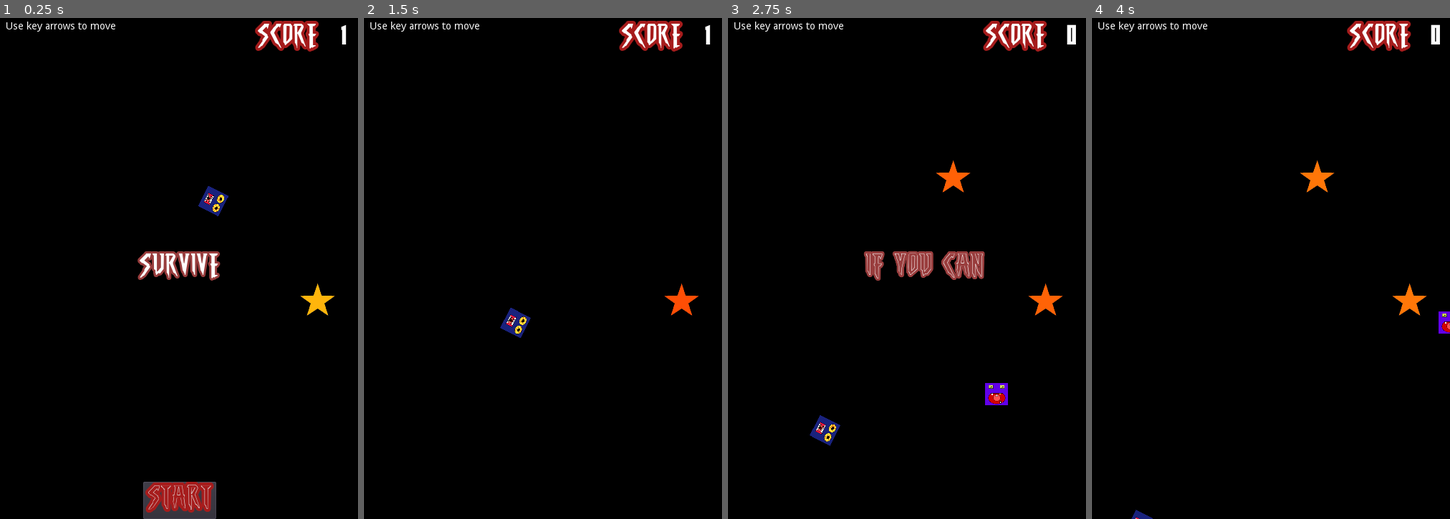
Above: before the commit, frames 1-4 (left to right).
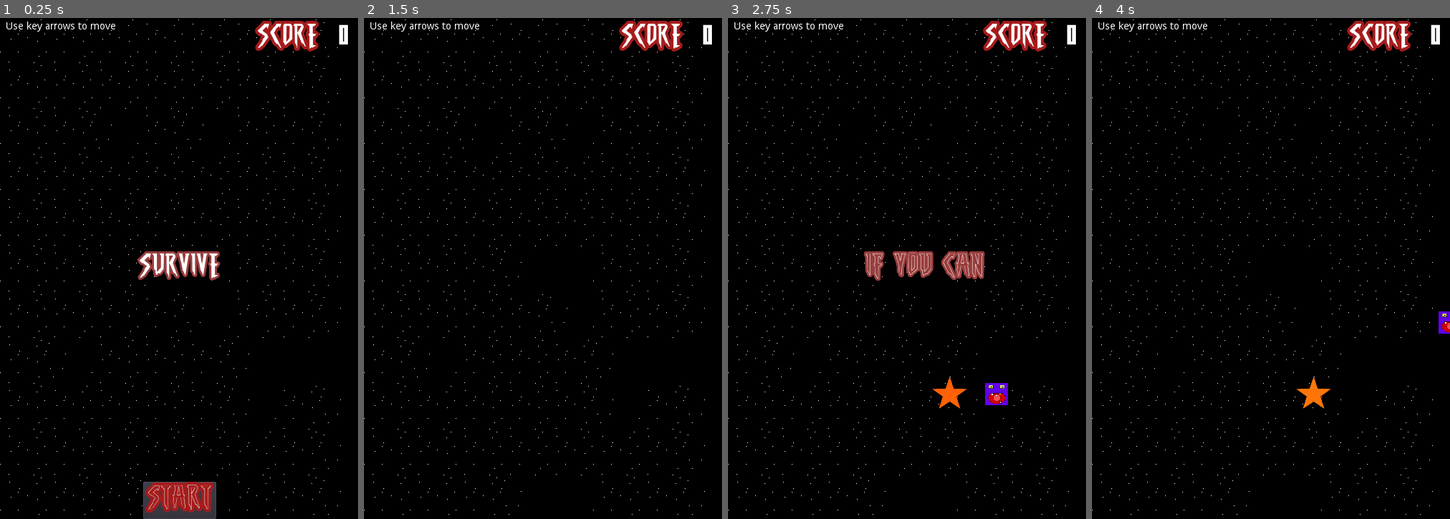
Above: after the commit, the same moments.

Repository: jaune-attend/LD_50
Game: Godot game, scene res://scenes/Game.tscn
The game is run twice, just before and just after one commit, with the same random seed, the same clock (stepped at 60 frames per second) and the same inputs.
Inputs:
- Up to frame 1 (0.25 s): no input
- Up to frame 2 (1.5 s): click "start" at 0.5 s; hold Right (ui_right) from 1.28 s (still down)
- Up to frame 3 (2.75 s): release Right (ui_right) at 2.03 s; hold Down (ui_down) from 2.03 s (still down)
- Up to frame 4 (4 s): release Down (ui_down) at 2.78 s; hold Right (ui_right) 2.78-3.53 s; hold Up (ui_up) from 3.53 s (still down)

The runs differ from the first frame. In frame 1, 0.9% of the frame differs, in the area x 0-98%, y 0-100%; in frame 2, 0.9%; in frame 3, 1.2%, in the area x 0-96%, y 0-100%; in frame 4, 1.0%.

Commit message:
test credit

Diff:
--- /dev/null
+++ b/Scripts/Enemy.gd
@@ -0,0 +1,10 @@
+extends RigidBody2D
+
+func _ready():
+	pass
+
+func _process(delta):
+	pass
+
+func _on_VisibilityNotifier2D_screen_exited():
+	queue_free()
--- /dev/null
+++ b/Scripts/Game.gd
@@ -0,0 +1,81 @@
+extends Node
+export (PackedScene) var star_scene
+export (PackedScene) var enemy_scene
+onready var player = $Player
+onready var star = $star
+onready var start_position = $StartPosition
+onready var teleporter = $Teleport
+var score = 0
+
+func _ready():
+	init()
+
+func init():
+	player.hide()
+	star.hide()
+	teleporter.set_deferred('monitoring', false)
+	teleporter.hide()
+
+
+func invoke_star():
+	var new_pos = star.get_new_position()
+	var star = star_scene.instance()
+	star.connect('collect', self, 'collect_star')
+	call_deferred("add_child", star)
+	star.position = new_pos
+
+func invoke_teleport():
+	var new_pos = star.get_new_position()
+	teleporter.position = new_pos
+	teleporter.set_deferred('monitoring', true)
+	teleporter.show()
+
+
+func spawn_enemy():
+	var new_pos = star.get_new_position()
+	var enemy = enemy_scene.instance()
+	var enemy_spawn = get_node("Path/EnemySpawn")
+	var direction = enemy_spawn.rotation + PI / 2
+
+	call_deferred("add_child", enemy)
+	enemy.position = new_pos
+	direction += rand_range(-PI / 4, PI / 4)
+	enemy.rotation = direction
+
+	var velocity = Vector2(rand_range(150.0, 250.0), 0.0)
+	enemy.linear_velocity = velocity.rotated(direction)
+
+func collect_star():
+	score += 1
+	var i = 0
+	if score < 6:
+		invoke_star()
+		while i < score:
+			i += 1
+			spawn_enemy()
+		$HUD.update_score(score)
+	else:
+		print('score higher than 10')
+		invoke_teleport()
+
+func new_game():
+	score = 0
+	$StartTimer.start()
+	yield($StartTimer, "timeout")
+	player.start(start_position.position)
+	player.show()
+	star.show()
+	$HUD.show_start()
+	$HUD.update_score(score)
+
+func game_over():
+
+	$HUD.show_game_over()
+	$DeathTimer.start()
+	yield($DeathTimer, "timeout")
+	player.queue_free()
+	star.queue_free()
+
+func _on_teleport():
+	print('TELEPORT ')
+	$HUD.show_teleport()
--- /dev/null
+++ b/Scripts/HUD.gd
@@ -0,0 +1,43 @@
+extends CanvasLayer
+signal start_game
+
+func update_score(score):
+	$Score.text = str(score)
+
+func _process(delta):
+	pass
+
+func _ready():
+	$RestartButton.hide()
+
+func show_game_over():
+	show_message("GAME OVER")
+	$RestartButton.show()
+
+func show_start():
+	show_message("if you can")
+	$MessageTimer.start()
+	yield($MessageTimer, "timeout")
+	$GameMessage.hide()
+
+func show_teleport():
+	show_message("TELEPORT...")
+	$MessageTimer.start()
+	yield($MessageTimer, "timeout")
+	$GameMessage.hide()
+	get_tree().change_scene("res://scenes/end_game.tscn")
+
+func show_message(msg):
+	$GameMessage.text = msg
+	$GameMessage.show()
+
+func _on_StartButton_pressed():
+	$StartButton.hide()
+	$GameMessage.hide()
+	emit_signal("start_game")
+
+
+func _on_RestartButton_pressed():
+	$GameMessage.hide()
+	$RestartButton.hide()
+	get_tree().change_scene("res://scenes/Game.tscn")
--- /dev/null
+++ b/Scripts/Player.gd
@@ -0,0 +1,35 @@
+extends Area2D
+var speed = 250
+var screen_size
+signal hit
+
+# Called when the node enters the scene tree for the first time.
+func _ready():
+	screen_size = get_viewport_rect().size
+	print('Ready player')
+
+func start(pos):
+	position = pos
+
+# Called every frame. 'delta' is the elapsed time since the previous frame.
+func _process(delta):
+	var velocity = Vector2()
+	if Input.is_action_pressed("ui_down"):
+		velocity.y += 1
+	if Input.is_action_pressed("ui_up"):
+		velocity.y -= 1
+	if Input.is_action_pressed("ui_left"):
+		velocity.x -= 1
+	if Input.is_action_pressed("ui_right"):
+		velocity.x += 1
+
+	if velocity.length() > 0:
+		velocity = velocity.normalized() * speed
+	position += velocity * delta
+	position.x = clamp(position.x, 0, screen_size.x)
+	position.y = clamp(position.y, 0, screen_size.y)
+
+func _on_Player_body_entered(body):
+	$CollisionShape2D.set_deferred("disabled", true)
+	$AnimationPlayer.play("dead")
+	emit_signal("hit")
--- /dev/null
+++ b/Scripts/star.gd
@@ -0,0 +1,27 @@
+extends Area2D
+signal collect
+var score
+var screen_size
+
+
+func get_new_position():
+	screen_size = get_viewport_rect().size
+	randomize()
+	var x_random = Vector2(0, screen_size.x)
+	var y_random = Vector2(0, screen_size.y)
+
+	var x = randi() % int(x_random[1]- x_random[0]) + 1 + x_random[0]
+	var y =  randi() % int(y_random[1]-y_random[0]) + 1 + y_random[0]
+	var random_pos = Vector2(x, y)
+	position=random_pos
+	return position
+
+func _ready():
+	get_new_position()
+	show()
+	$CollisionShape2D.set_deferred('disabled', false)
+
+func _on_Star_area_entered(area):
+	hide()
+	$CollisionShape2D.set_deferred("disabled", true)
+	emit_signal('collect')
--- /dev/null
+++ b/Scripts/teleport.gd
@@ -0,0 +1,10 @@
+extends Area2D
+signal teleport
+
+func _ready():
+	$AnimationPlayer.play("teleport")
+
+
+func _on_Teleport_area_entered(area):
+	print('TELEPORT')
+	emit_signal("teleport")
--- a/scenes/Enemy.tscn
+++ b/scenes/Enemy.tscn
@@ -1,7 +1,7 @@
 [gd_scene load_steps=5 format=2]
 
 [ext_resource path="res://assets/Enemy/enemy.png" type="Texture" id=1]
-[ext_resource path="res://scenes/Enemy.gd" type="Script" id=2]
+[ext_resource path="res://Scripts/Enemy.gd" type="Script" id=2]
 
 [sub_resource type="SpriteFrames" id=1]
 animations = [ {
--- a/scenes/Game.tscn
+++ b/scenes/Game.tscn
@@ -1,11 +1,42 @@
-[gd_scene load_steps=8 format=2]
+[gd_scene load_steps=10 format=2]
 
 [ext_resource path="res://scenes/Player.tscn" type="PackedScene" id=1]
 [ext_resource path="res://scenes/star.tscn" type="PackedScene" id=2]
 [ext_resource path="res://scenes/HUD.tscn" type="PackedScene" id=3]
-[ext_resource path="res://Game.gd" type="Script" id=4]
+[ext_resource path="res://Scripts/Game.gd" type="Script" id=4]
 [ext_resource path="res://scenes/Enemy.tscn" type="PackedScene" id=5]
 [ext_resource path="res://scenes/teleport.tscn" type="PackedScene" id=6]
+[ext_resource path="res://assets/Scene/bg_star_simple.png" type="Texture" id=7]
+
+[sub_resource type="TileSet" id=2]
+0/name = "bg_star_simple.png 0"
+0/texture = ExtResource( 7 )
+0/tex_offset = Vector2( 0, 0 )
+0/modulate = Color( 1, 1, 1, 1 )
+0/region = Rect2( 2, 2, 95, 64 )
+0/tile_mode = 0
+0/occluder_offset = Vector2( 0, 0 )
+0/navigation_offset = Vector2( 0, 0 )
+0/shape_offset = Vector2( 0, 0 )
+0/shape_transform = Transform2D( 1, 0, 0, 1, 0, 0 )
+0/shape_one_way = false
+0/shape_one_way_margin = 0.0
+0/shapes = [  ]
+0/z_index = 0
+1/name = "bg_star_simple.png 1"
+1/texture = ExtResource( 7 )
+1/tex_offset = Vector2( 0, 0 )
+1/modulate = Color( 1, 1, 1, 1 )
+1/region = Rect2( 2, 64, 99, 34 )
+1/tile_mode = 0
+1/occluder_offset = Vector2( 0, 0 )
+1/navigation_offset = Vector2( 0, 0 )
+1/shape_offset = Vector2( 0, 0 )
+1/shape_transform = Transform2D( 1, 0, 0, 1, 0, 0 )
+1/shape_one_way = false
+1/shape_one_way_margin = 0.0
+1/shapes = [  ]
+1/z_index = 0
 
 [sub_resource type="Curve2D" id=1]
 _data = {
@@ -23,7 +54,9 @@
 color = Color( 0, 0, 0, 1 )
 
 [node name="TileMap" type="TileMap" parent="."]
+tile_set = SubResource( 2 )
 format = 1
+tile_data = PoolIntArray( 0, 0, 0, 1, 0, 0, 2, 0, 0, 3, 0, 0, 4, 0, 0, 5, 0, 0, 6, 0, 0, 65536, 0, 0, 65537, 0, 0, 65538, 0, 0, 65539, 0, 0, 65540, 0, 0, 65541, 0, 0, 65542, 0, 0, 131072, 0, 0, 131073, 0, 0, 131075, 0, 0, 131077, 0, 0, 131078, 0, 0, 196608, 0, 0, 196609, 0, 0, 196610, 0, 0, 196611, 0, 0, 196612, 0, 0, 196613, 0, 0, 196614, 0, 0, 262144, 0, 0, 262145, 0, 0, 262146, 0, 0, 262147, 0, 0, 262148, 0, 0, 262149, 0, 0, 262150, 0, 0, 327680, 0, 0, 327681, 0, 0, 327682, 0, 0, 327685, 0, 0, 327686, 0, 0, 393216, 0, 0, 393217, 0, 0, 393218, 0, 0, 393219, 0, 0, 393221, 0, 0, 393222, 0, 0, 458752, 0, 0, 458754, 0, 0, 458755, 0, 0, 458756, 0, 0, 524288, 0, 0, 524289, 0, 0, 524290, 0, 0, 524291, 0, 0, 524292, 0, 0, 524294, 0, 0, 589824, 0, 0, 589825, 0, 0, 589826, 0, 0, 589827, 0, 0, 589828, 0, 0, 589829, 0, 0, 589830, 0, 0, 655360, 0, 0, 655361, 0, 0, 655362, 0, 0, 655365, 0, 0, 655366, 0, 0 )
 
 [node name="StartTimer" type="Timer" parent="."]
 one_shot = true
@@ -50,7 +83,7 @@
 position = Vector2( 229, 259 )
 
 [node name="Teleport" parent="." instance=ExtResource( 6 )]
-position = Vector2( 414, 263 )
+position = Vector2( 119, -1 )
 
 [connection signal="hit" from="Player" to="." method="game_over"]
 [connection signal="start_game" from="HUD" to="." method="new_game"]
--- a/scenes/HUD.tscn
+++ b/scenes/HUD.tscn
@@ -3,7 +3,7 @@
 [ext_resource path="res://assets/Font/theme_game.tres" type="Theme" id=1]
 [ext_resource path="res://assets/Font/theme_message.tres" type="Theme" id=2]
 [ext_resource path="res://assets/Font/theme_number.tres" type="Theme" id=3]
-[ext_resource path="res://HUD.gd" type="Script" id=4]
+[ext_resource path="res://Scripts/HUD.gd" type="Script" id=4]
 
 [node name="HUD" type="CanvasLayer"]
 script = ExtResource( 4 )
--- a/scenes/Player.tscn
+++ b/scenes/Player.tscn
@@ -1,6 +1,6 @@
 [gd_scene load_steps=9 format=2]
 
-[ext_resource path="res://Player.gd" type="Script" id=2]
+[ext_resource path="res://Scripts/Player.gd" type="Script" id=2]
 [ext_resource path="res://assets/Player/player.png" type="Texture" id=3]
 
 [sub_resource type="SpriteFrames" id=1]
--- /dev/null
+++ b/scenes/end_game.gd
@@ -0,0 +1,21 @@
+extends Node
+
+onready var anim_up = $Anime_up
+onready var anim_up2 = $Anime_up2
+onready var anim_walk = $AnimeWalk
+onready var anim_walk2 = $AnimeWalk2
+onready var anime_play = $AnimationPlayer
+
+func _ready():
+	$AnimationPlayer.play("danse2")
+
+
+func _process(delta):
+	anim_up.animation = 'up'
+	anim_up.play()
+	anim_up2.animation = 'up'
+	anim_up2.play()
+	anim_walk.animation = 'walk'
+	anim_walk.play()
+	anim_walk2.animation = 'walk'
+	anim_walk2.play()
--- /dev/null
+++ b/scenes/end_game.tscn
@@ -0,0 +1,180 @@
+[gd_scene load_steps=11 format=2]
+
+[ext_resource path="res://assets/Scene/fire_on_log.png" type="Texture" id=1]
+[ext_resource path="res://assets/Enemy/enemy_back_up.png" type="Texture" id=2]
+[ext_resource path="res://scenes/end_game.gd" type="Script" id=3]
+[ext_resource path="res://assets/Enemy/enemy.png" type="Texture" id=4]
+[ext_resource path="res://assets/Enemy/enemy_back_up_2.png" type="Texture" id=5]
+[ext_resource path="res://assets/Enemy/enemy_2.png" type="Texture" id=6]
+
+[sub_resource type="SpriteFrames" id=1]
+animations = [ {
+"frames": [ ExtResource( 2 ), ExtResource( 5 ) ],
+"loop": true,
+"name": "up",
+"speed": 5.0
+} ]
+
+[sub_resource type="SpriteFrames" id=5]
+animations = [ {
+"frames": [ ExtResource( 4 ), ExtResource( 6 ) ],
+"loop": true,
+"name": "walk",
+"speed": 5.0
+} ]
+
+[sub_resource type="Animation" id=3]
+length = 0.001
+tracks/0/type = "value"
+tracks/0/path = NodePath("Anime_up:position")
+tracks/0/interp = 1
+tracks/0/loop_wrap = true
+tracks/0/imported = false
+tracks/0/enabled = true
+tracks/0/keys = {
+"times": PoolRealArray( 0 ),
+"transitions": PoolRealArray( 1 ),
+"update": 0,
+"values": [ Vector2( 125, 335 ) ]
+}
+tracks/1/type = "value"
+tracks/1/path = NodePath("Anime_up2:position")
+tracks/1/interp = 1
+tracks/1/loop_wrap = true
+tracks/1/imported = false
+tracks/1/enabled = true
+tracks/1/keys = {
+"times": PoolRealArray( 0 ),
+"transitions": PoolRealArray( 1 ),
+"update": 0,
+"values": [ Vector2( 372, 336 ) ]
+}
+tracks/2/type = "value"
+tracks/2/path = NodePath("AnimeWalk:position")
+tracks/2/interp = 1
+tracks/2/loop_wrap = true
+tracks/2/imported = false
+tracks/2/enabled = true
+tracks/2/keys = {
+"times": PoolRealArray( 0 ),
+"transitions": PoolRealArray( 1 ),
+"update": 0,
+"values": [ Vector2( 125, 463 ) ]
+}
+tracks/3/type = "value"
+tracks/3/path = NodePath("AnimeWalk2:position")
+tracks/3/interp = 1
+tracks/3/loop_wrap = true
+tracks/3/imported = false
+tracks/3/enabled = true
+tracks/3/keys = {
+"times": PoolRealArray( 0 ),
+"transitions": PoolRealArray( 1 ),
+"update": 0,
+"values": [ Vector2( 386, 161 ) ]
+}
+
+[sub_resource type="Animation" id=4]
+resource_name = "danse2"
+length = 2.0
+loop = true
+tracks/0/type = "value"
+tracks/0/path = NodePath("Anime_up2:position")
+tracks/0/interp = 1
+tracks/0/loop_wrap = true
+tracks/0/imported = false
+tracks/0/enabled = true
+tracks/0/keys = {
+"times": PoolRealArray( 0, 1, 2 ),
+"transitions": PoolRealArray( 1, 1, 1 ),
+"update": 0,
+"values": [ Vector2( 372, 336 ), Vector2( 372, 254 ), Vector2( 372, 336 ) ]
+}
+tracks/1/type = "value"
+tracks/1/path = NodePath("Anime_up:position")
+tracks/1/interp = 1
+tracks/1/loop_wrap = true
+tracks/1/imported = false
+tracks/1/enabled = true
+tracks/1/keys = {
+"times": PoolRealArray( 0, 1, 2 ),
+"transitions": PoolRealArray( 1, 1, 1 ),
+"update": 0,
+"values": [ Vector2( 125, 335 ), Vector2( 125, 254 ), Vector2( 125, 335 ) ]
+}
+tracks/2/type = "value"
+tracks/2/path = NodePath("AnimeWalk:position")
+tracks/2/interp = 1
+tracks/2/loop_wrap = true
+tracks/2/imported = false
+tracks/2/enabled = true
+tracks/2/keys = {
+"times": PoolRealArray( 0, 1, 2 ),
+"transitions": PoolRealArray( 1, 1, 1 ),
+"update": 0,
+"values": [ Vector2( 125, 463 ), Vector2( 374, 463 ), Vector2( 125, 463 ) ]
+}
+tracks/3/type = "value"
+tracks/3/path = NodePath("AnimeWalk2:position")
+tracks/3/interp = 1
+tracks/3/loop_wrap = true
+tracks/3/imported = false
+tracks/3/enabled = true
+tracks/3/keys = {
+"times": PoolRealArray( 0, 1 ),
+"transitions": PoolRealArray( 1, 1 ),
+"update": 0,
+"values": [ Vector2( 386, 161 ), Vector2( 127, 160 ) ]
+}
+
+[node name="EndGame" type="Node"]
+script = ExtResource( 3 )
+
+[node name="ColorRect" type="ColorRect" parent="."]
+anchor_right = 1.0
+anchor_bottom = 1.0
+color = Color( 0.509804, 0.32549, 0.0313726, 1 )
+
+[node name="FireOnLog" type="Sprite" parent="."]
+position = Vector2( 243, 355 )
+scale = Vector2( 2.6, 2.445 )
+texture = ExtResource( 1 )
+
+[node name="Anime_up" type="AnimatedSprite" parent="."]
+position = Vector2( 125, 335 )
+scale = Vector2( 0.64, 0.645 )
+frames = SubResource( 1 )
+animation = "up"
+
+[node name="Anime_up2" type="AnimatedSprite" parent="."]
+position = Vector2( 372, 336 )
+scale = Vector2( 0.64, 0.645 )
+frames = SubResource( 1 )
+animation = "up"
+
+[node name="AnimeWalk" type="AnimatedSprite" parent="."]
+position = Vector2( 125, 463 )
+scale = Vector2( 0.5, 0.5 )
+frames = SubResource( 5 )
+animation = "walk"
+
+[node name="AnimeWalk2" type="AnimatedSprite" parent="."]
+position = Vector2( 386, 161 )
+scale = Vector2( 0.5, 0.5 )
+frames = SubResource( 5 )
+animation = "walk"
+
+[node name="AnimationPlayer" type="AnimationPlayer" parent="."]
+anims/RESET = SubResource( 3 )
+anims/danse2 = SubResource( 4 )
+
+[node name="Message" type="Label" parent="."]
+anchor_top = 0.5
+anchor_right = 1.0
+anchor_bottom = 0.5
+margin_left = 4.0
+margin_top = 193.0
+margin_right = 4.0
+margin_bottom = 207.0
+text = "Maybe Next Ludum Dare"
+align = 1
--- a/scenes/star.tscn
+++ b/scenes/star.tscn
@@ -1,7 +1,7 @@
 [gd_scene load_steps=6 format=2]
 
 [ext_resource path="res://assets/Resource/star.png" type="Texture" id=1]
-[ext_resource path="res://star.gd" type="Script" id=2]
+[ext_resource path="res://Scripts/star.gd" type="Script" id=2]
 
 [sub_resource type="CircleShape2D" id=1]
 radius = 25.02
--- a/scenes/teleport.tscn
+++ b/scenes/teleport.tscn
@@ -1,7 +1,7 @@
 [gd_scene load_steps=7 format=2]
 
 [ext_resource path="res://assets/Scene/teleport.png" type="Texture" id=1]
-[ext_resource path="res://scenes/teleport.gd" type="Script" id=2]
+[ext_resource path="res://Scripts/teleport.gd" type="Script" id=2]
 
 [sub_resource type="SpriteFrames" id=1]
 animations = [ {
Binary file added: assets/Enemy/enemy_2.png
Not shown, added: assets/Enemy/enemy_2.png.import
Binary file added: assets/Enemy/enemy_back_up.png
Not shown, added: assets/Enemy/enemy_back_up.png.import
Binary file added: assets/Enemy/enemy_back_up_2.png
Not shown, added: assets/Enemy/enemy_back_up_2.png.import
Binary file added: assets/Scene/bg_star_simple.png
Not shown, added: assets/Scene/bg_star_simple.png.import
Binary file added: assets/Scene/fire_on_log.png
Not shown, added: assets/Scene/fire_on_log.png.import
Binary file added: docs/index.apple-touch-icon.png
Binary file added: docs/index.icon.png
(and 5 more such lines)
